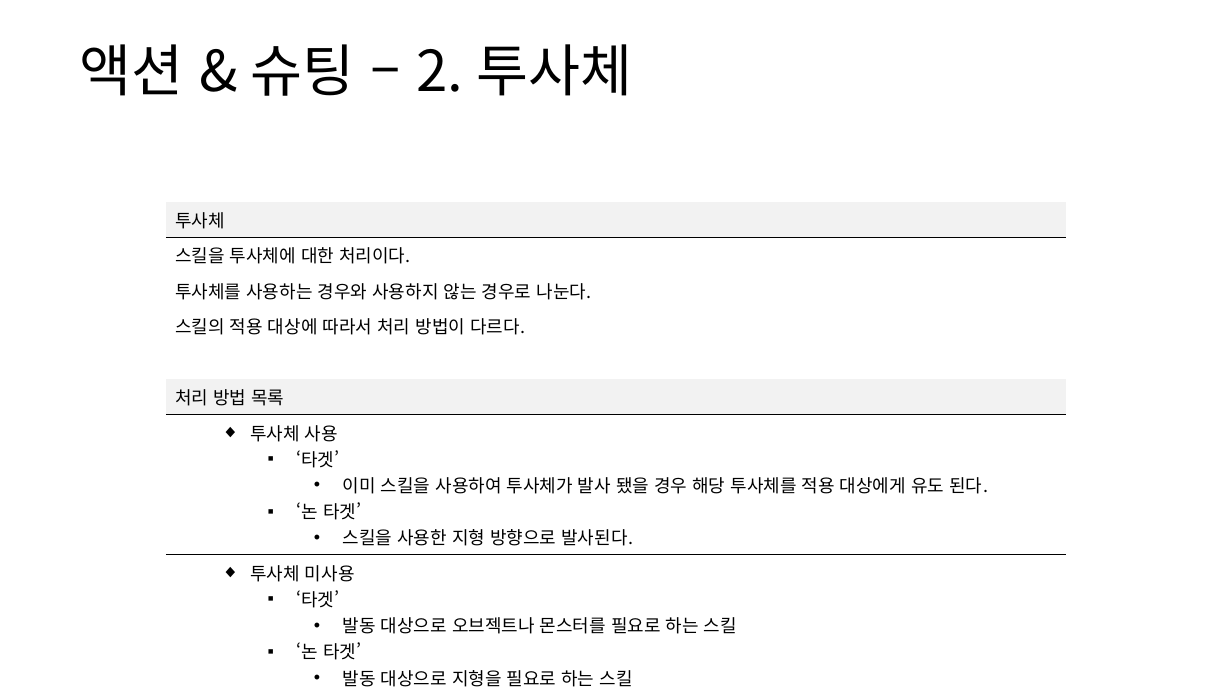
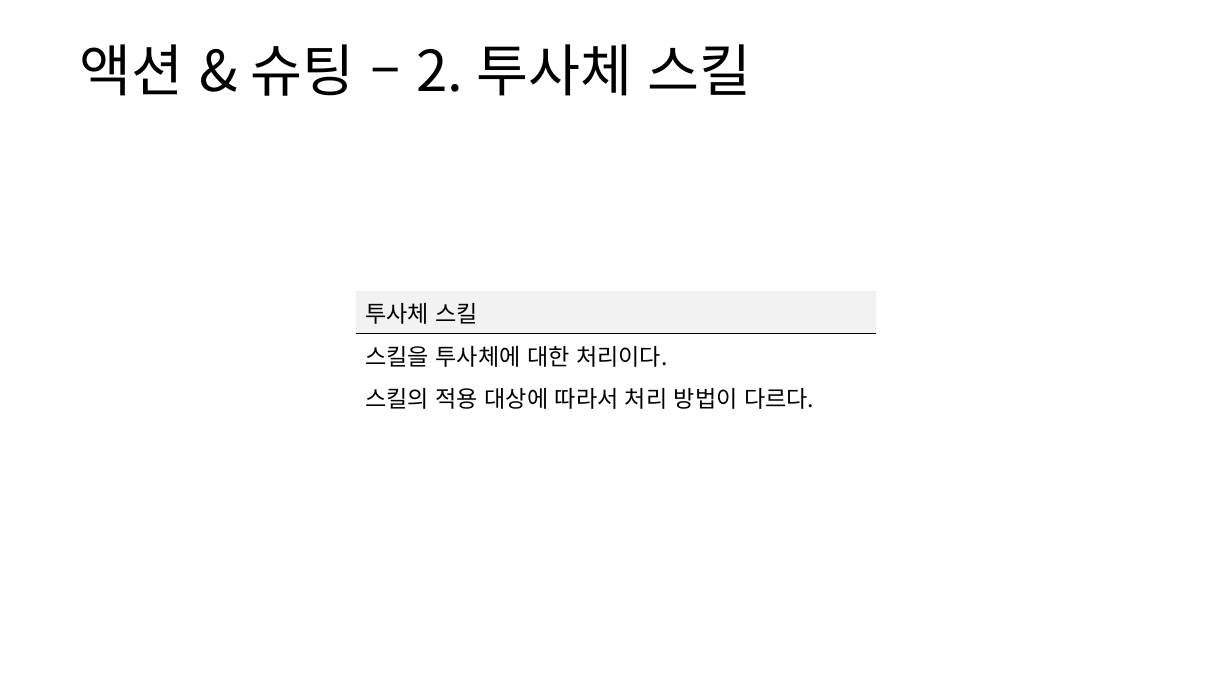
Before and after one commit to yjk0401/unityenginebasic_9th, a slide deck: slide 49 of 기획/방랑엽사전/스킬 시스템 기획서.pptx (slide 50 before the commit). Drawn at 1232x693 pixels with LibreOffice and Linux fonts; fonts in the diff are those of the drawing. Boxes give left, top, right and bottom in pixels: in the first picture for what was removed or moved away, otherwise in the second. Text is boxed around its words. In the diff, an @@ line names an element or a change of style, - is before the commit and + after.

```diff
--- a/기획/방랑엽사전/스킬 시스템 기획서.pptx
+++ b/기획/방랑엽사전/스킬 시스템 기획서.pptx
@@ text at <box>79,44,752,96</box>: text changed @@
-액션 & 슈팅 – 2. 투사체
+액션 & 슈팅 – 2. 투사체 스킬
@@ table at <box>356,291,876,413</box> @@
-row 1, column 1: 투사체
+row 1, column 1: 투사체 스킬
-row 3: 투사체를 사용하는 경우와 사용하지 않는 경우로 나눈다.
-row 5: 
-row 6: 처리 방법 목록
-row 7: 투사체 사용 / ‘타겟’ / 이미 스킬을 사용하여 투사체가 발사 됐을 경우 해당 투사체를 적용 대상에게 유도 된다. / ‘논 타겟’ / 스킬을 사용한 지형 방향으로 발사된다.
-row 8: 투사체 미사용 / ‘타겟’ / 발동 대상으로 오브젝트나 몬스터를 필요로 하는 스킬 / ‘논 타겟’ / 발동 대상으로 지형을 필요로 하는 스킬
@@ table: place and size @@
-table at <box>166,201,1067,691</box>
+table at <box>356,291,876,413</box>
```
Also in this commit, not shown: 7 other slides changed, 2 slides added, 7 slides removed, 1 other file.
